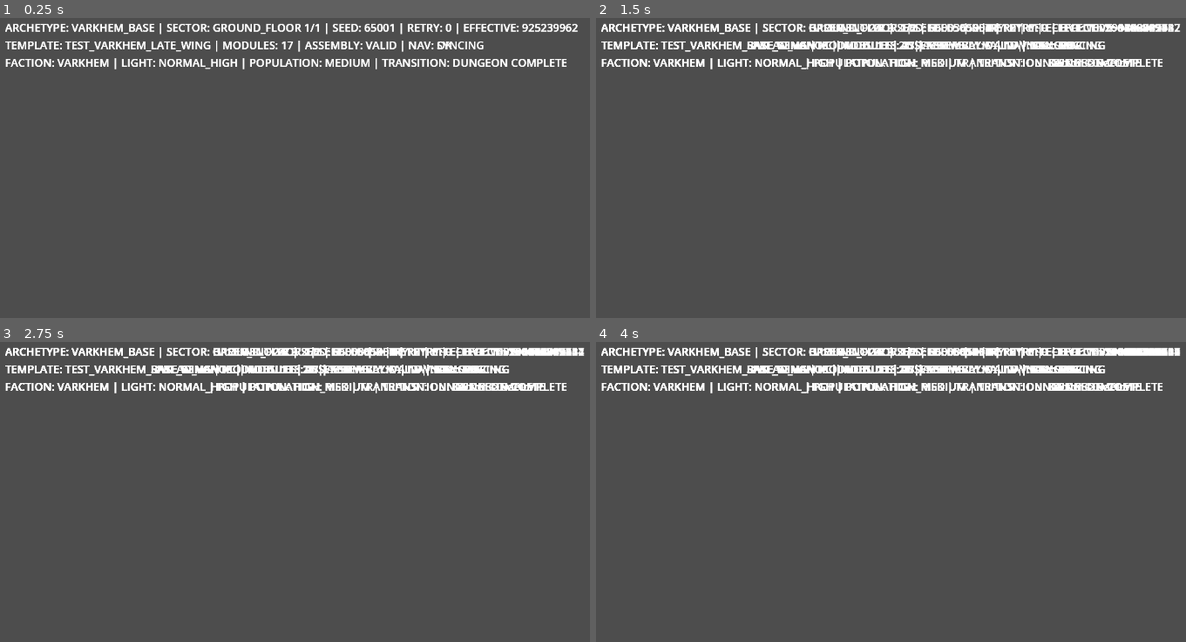
Above: before the commit, frames 1-4 (two rows, left to right).
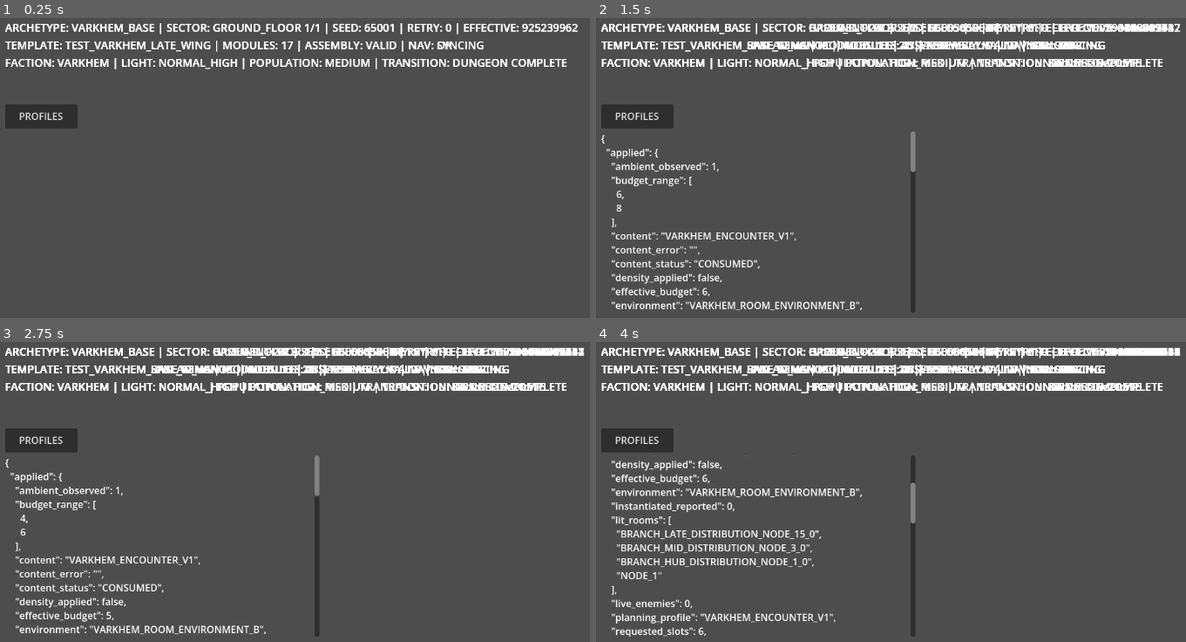
Above: after the commit, the same moments.

Repository: ChrisSs87/RogueSpace
Game: Godot game, scene res://scenes/tests/varkhem_v213_start_safety_validation.tscn
The game is run twice, just before and just after one commit, with the same random seed, the same clock (stepped at 60 frames per second) and the same inputs. This scene is started directly instead of the project's main scene.
Inputs (mouse positions are in pixels of both pictures, inside the frame that each line leads up to):
- Up to frame 1 (0.25 s): no input
- Up to frame 2 (1.5 s): click (637, 117) at 0.5 s, where only the run after the commit has a clickable "PROFILES"; move the mouse to (1091, 183) at 1.27 s; hold D (move_right) from 1.28 s (still down); hold Ctrl (stealth) from 1.28 s (still down); click (1091, 183) at 1.42 s
- Up to frame 3 (2.75 s): release D (move_right) at 2 s; release Ctrl (stealth) at 2 s; drag from (200, 546) to (306, 606) at 2.02 s
- Up to frame 4 (4 s): tap Enter at 2.75 s; move the mouse to (1009, 441) at 2.77 s; hold D (move_right) 2.78-3.5 s; hold 2 (play_card_2) 2.78-3.5 s; tap Ctrl (stealth) at 3.05 s; tap Space at 3.5 s; drag from (902, 606) to (725, 468) at 3.52 s

The runs differ from the first frame. In frame 1, 0.9% of the frame differs, in the area x 0-14%, y 28-37%; in frame 2, 3.9%; in frame 3, 3.9%; in frame 4, 5.1%, in the area x 0-55%, y 28-99%.

Commit message:
feat(core): recover P2-B sector profile resolution

Diff:
--- a/resources/run/DungeonSectorDefinitionResource.gd
+++ b/resources/run/DungeonSectorDefinitionResource.gd
@@ -15,3 +15,7 @@
 @export var preferred_room_roles: Array[StringName] = []
 @export var transition_to_next_type: StringName = &""
 @export var semantic_locations: Array[SemanticLocationResource] = []
+## Explicit consumer profiles. Null preserves archetype environment / template
+## content / test fallback. The legacy *_profile_id strings are labels, not keys.
+@export var room_environment_profile: RoomEnvironmentProfileResource
+@export var content_placement_profile: ContentPlacementProfileResource
--- /dev/null
+++ b/scenes/tests/core_p2b_profile_observability_validation.tscn
@@ -0,0 +1,4 @@
+[gd_scene load_steps=2 format=3]
+[ext_resource type="Script" path="res://scripts/tests/core_p2b_profile_observability_validation.gd" id="1"]
+[node name="P2BProfileObservability" type="Node"]
+script = ExtResource("1")
--- /dev/null
+++ b/scenes/tests/core_p2b_sector_profiles_validation.tscn
@@ -0,0 +1,4 @@
+[gd_scene load_steps=2 format=3]
+[ext_resource type="Script" path="res://scripts/tests/core_p2b_sector_profiles_validation.gd" id="1"]
+[node name="P2BSectorProfiles" type="Node"]
+script = ExtResource("1")
--- /dev/null
+++ b/scripts/tests/core_p2b_profile_observability_validation.gd
@@ -0,0 +1,38 @@
+extends Node
+
+## Telemetry boundary tests only. The companion real-sector fixture proves
+## actual instantiation; these deliberately invalid plans do not fabricate it.
+var errors: Array[String] = []
+var checks := 0
+
+func check(ok: bool, label: String) -> void:
+	checks += 1
+	print("P2B_OBSERVABILITY_CHECK %s %s" % [ok,label])
+	if not ok: errors.append(label)
+
+func _ready() -> void:
+	var stage = preload("res://scripts/world/Stage6GProceduralPrototype.gd").new()
+	var plan := ContentPlacementPlan.new()
+	plan.profile_id = &"TEST_TELEMETRY_ONLY"
+	plan.generation_error = "fixture invalid plan"
+	stage.current_content_plan = plan
+	var report: Dictionary = stage.get_sector_profile_metrics()
+	check(report.applied.content == "NOT_APPLIED" and report.applied.content_status == "PLAN_REJECTED","invalid plan is not falsely labelled applied")
+	plan.generation_error = ""
+	report = stage.get_sector_profile_metrics()
+	check(report.applied.content == "NOT_APPLIED" and report.applied.content_status == "PLANNED_PENDING_RUNTIME","planning is not runtime consumption")
+	stage.current_runtime_content_report = {"error":"fixture rejected runtime input"}
+	report = stage.get_sector_profile_metrics()
+	check(report.applied.content == "NOT_APPLIED" and report.applied.content_status == "RUNTIME_REJECTED","runtime rejection not falsely applied")
+	stage.current_runtime_content_report = {"spawned":[]}
+	report = stage.get_sector_profile_metrics()
+	check(report.applied.content == String(plan.profile_id) and report.applied.content_status == "CONSUMED" and report.applied.live_enemies == 0,"consumed empty plan not confused with live enemies")
+	plan.budget_range = Vector2i(4,6)
+	plan.requested_slot_count = 5
+	plan.effective_slot_budget = 4
+	report = stage.get_sector_profile_metrics()
+	check(report.applied.requested_slots == 5 and report.applied.effective_budget == 4 and report.applied.selected_slots == 0 and report.limitations.has("SELECTED_SLOTS_DIFFER_FROM_BUDGET"),"budget stages distinguished, unmet selection visible")
+	check(not report.applied.density_applied,"density never claimed applied")
+	stage.free()
+	print("P2B_OBSERVABILITY_RESULT="+JSON.stringify({"valid":errors.is_empty(),"checks":checks,"errors":errors}))
+	get_tree().quit(0 if errors.is_empty() else 1)
--- /dev/null
+++ b/scripts/tests/core_p2b_sector_profiles_validation.gd
@@ -0,0 +1,113 @@
+extends Node
+
+const DIRECTOR := preload("res://scripts/world/DungeonArchetypeDirector.gd")
+const STAGE := preload("res://scripts/world/Stage6GProceduralPrototype.gd")
+const VARKHEM := preload("res://resources/run/test_archetypes/VarkhemBase.tres")
+const FALLBACK := preload("res://resources/run/test_content_profiles/TestCombatHeavy.tres")
+var errors: Array[String] = []
+var checks := 0
+
+func check(ok: bool, label: String) -> void:
+	checks += 1
+	print("P2B_CHECK %s %s" % [ok,label])
+	if not ok: errors.append(label)
+
+func wait_ready(stage: Node3D) -> bool:
+	var deadline := Time.get_ticks_msec()+15000
+	while not stage.nav_ready and Time.get_ticks_msec() < deadline:
+		await get_tree().physics_frame
+	return stage.nav_ready and stage.assembly_valid
+
+func snapshot(stage: Node3D) -> String:
+	return var_to_str([stage.get_assembly_signature(),stage.current_content_plan.get_signature(),stage.get_runtime_content_metrics().spawned,stage.current_room_environment_report])
+
+func _ready() -> void:
+	var archetype := VARKHEM.duplicate(true) as DungeonArchetypeResource
+	var sector := archetype.sectors[0]
+	var template := sector.template_pool[0]
+	var initial := DIRECTOR.resolve_sector_profiles(archetype,sector,template,FALLBACK)
+	check(initial.environment == archetype.room_environment_profile and initial.content == template.content_placement_profile,"null sector references preserve real Varkhem fallbacks")
+	check(initial.effective.environment_source == "archetype" and initial.effective.content_source == "template","precedence origins explicit")
+	check(initial.requested.archetype_environment == String(archetype.room_environment_profile.stable_id) and initial.requested.template_content == String(template.content_placement_profile.stable_id) and initial.requested.legacy_fallback_content == String(FALLBACK.stable_id),"configured fallback candidates retained independently from effective profile")
+	var empty_sector := DungeonSectorDefinitionResource.new()
+	var legacy := DIRECTOR.resolve_sector_profiles(null,empty_sector,null,FALLBACK)
+	check(legacy.environment == null and legacy.content == FALLBACK and legacy.errors.is_empty(),"legacy defaults unchanged")
+	var dimmer := archetype.room_environment_profile.duplicate(true) as RoomEnvironmentProfileResource
+	dimmer.stable_id = &"TEST_SECTOR_DIMMER"
+	dimmer.room_light_addition = 1 # Test-only within the existing 0..5 contract.
+	var fixed := template.content_placement_profile.duplicate(true) as ContentPlacementProfileResource
+	fixed.stable_id = &"TEST_SECTOR_FIXED_BUDGET"
+	fixed.slot_count_ranges_by_size[&"MEDIUM"] = Vector2i(4,4)
+	sector.room_environment_profile = dimmer
+	sector.content_placement_profile = fixed
+	var overridden := DIRECTOR.resolve_sector_profiles(archetype,sector,template,FALLBACK)
+	check(overridden.environment == dimmer and overridden.content == fixed and overridden.effective.environment_source == "sector_override" and overridden.effective.content_source == "sector_override","typed sector overrides reach resolver")
+	sector.population_density = 0.91
+	var density := DIRECTOR.resolve_sector_profiles(archetype,sector,template,FALLBACK)
+	check(density.requested.sector_density == 0.91 and density.content == fixed and density.limitations.has("DENSITY_BLOCKED_NO_APPROVED_BUDGET_CONTRACT"),"density observed, never silently converted into enemies")
+	sector.room_environment_profile = RoomEnvironmentProfileResource.new()
+	check(not DIRECTOR.resolve_sector_profiles(archetype,sector,template,FALLBACK).errors.is_empty(),"invalid explicit environment cannot fall back silently")
+	sector.room_environment_profile = dimmer
+	sector.content_placement_profile = ContentPlacementProfileResource.new()
+	check(not DIRECTOR.resolve_sector_profiles(archetype,sector,template,FALLBACK).errors.is_empty(),"invalid explicit content cannot fall back silently")
+	# End-to-end with production geometry, light nodes, pool and Enemy routes.
+	var stage: Node3D = STAGE.new()
+	stage.archetype_mode = true
+	stage.test_archetype_index = 1
+	stage.initial_seed = 65001
+	add_child(stage)
+	if not await wait_ready(stage):
+		errors.append("baseline runtime unavailable")
+		finish()
+		return
+	var baseline := snapshot(stage)
+	var baseline_report: Dictionary = stage.get_sector_profile_metrics()
+	check(baseline_report.applied.live_enemies == 6 and baseline_report.applied.environment == "VARKHEM_ROOM_ENVIRONMENT_B","real seed65001 baseline population/environment preserved")
+	check(baseline_report.applied.density_applied == false and baseline_report.applied.budget_range == [4,6],"existing size range, density application explicitly false")
+	var real_sector: DungeonSectorDefinitionResource = stage.sector_run.get_sector(0)
+	var old_environment := real_sector.room_environment_profile
+	var old_content := real_sector.content_placement_profile
+	# Only in-memory test overrides; original .tres files remain untouched.
+	real_sector.room_environment_profile = dimmer
+	real_sector.content_placement_profile = fixed
+	await stage._regenerate_current_sector()
+	if not await wait_ready(stage):
+		errors.append("override runtime unavailable")
+	else:
+		var applied: Dictionary = stage.get_sector_profile_metrics()
+		check(applied.effective.environment == String(dimmer.stable_id) and applied.applied.environment == String(dimmer.stable_id) and applied.applied.room_light_addition == 1,"resolved lighting profile actually built")
+		check(applied.effective.content == String(fixed.stable_id) and applied.applied.content == String(fixed.stable_id) and applied.applied.effective_budget == 4 and applied.applied.live_enemies == 4,"resolved content reaches real population within existing bounds")
+		check(applied.applied.selected_slots == 4 and applied.applied.instantiated_reported == 4,"budget/selected/instantiated/live distinguished")
+		check(applied.applied.content_status == "CONSUMED","actual runtime consumption status explicit")
+		for node_id in stage.current_room_environment_report.lit_rooms:
+			var module: Node3D = stage.get_node("AssembledModules").get_node(NodePath(node_id))
+			check(module.get_node("RoomLogicalLight").addition == 1 and LightingManager.get_light_level_at(module.global_position) == 2,"real local light consumed, ambient retained")
+		var override_signature := snapshot(stage)
+		await stage._regenerate_current_sector()
+		check(await wait_ready(stage) and snapshot(stage) == override_signature,"same seed/overrides deterministic")
+		# Telemetry must keep applied values when configuration later changes.
+		dimmer.room_light_addition = 2
+		check(stage.get_sector_profile_metrics().applied.room_light_addition == 1,"applied snapshot is not merely current configuration")
+		dimmer.room_light_addition = 1
+	real_sector.room_environment_profile = old_environment
+	real_sector.content_placement_profile = old_content
+	await stage._regenerate_current_sector()
+	check(await wait_ready(stage) and snapshot(stage) == baseline,"removing overrides restores exact baseline physical/content state")
+	for spec in [[2,66001],[0,64005]]:
+		stage.test_archetype_index = spec[0]
+		await stage.regenerate(spec[1])
+		check(await wait_ready(stage),"legacy archetype physically valid")
+		var legacy_report: Dictionary = stage.get_sector_profile_metrics()
+		check(legacy_report.applied.environment == "NOT_APPLIED" and stage.current_room_environment_report.is_empty(),"Varkhem room light does not leak into legacy biome")
+		check(legacy_report.effective.environment_source == "legacy_none" and legacy_report.applied.density_applied == false,"Horvex/Ship defaults inert")
+		var repeated := snapshot(stage)
+		await stage.regenerate(spec[1])
+		check(await wait_ready(stage) and snapshot(stage) == repeated,"legacy biome deterministic unchanged defaults")
+	stage.queue_free()
+	await get_tree().process_frame
+	check(LightingManager._sources.is_empty(),"local light sources released, no global ambient mutation")
+	finish()
+
+func finish() -> void:
+	print("P2B_RESULT="+JSON.stringify({"valid":errors.is_empty(),"checks":checks,"errors":errors}))
+	get_tree().quit(0 if errors.is_empty() else 1)
--- a/scripts/world/ContentPlacementDirector.gd
+++ b/scripts/world/ContentPlacementDirector.gd
@@ -65,9 +65,12 @@
 		minimum = bounds.x
 		maximum = bounds.y
 	var desired := rng.randi_range(minimum, maximum) if maximum >= minimum else minimum
+	result.budget_range = Vector2i(minimum, maximum)
+	result.requested_slot_count = desired
 	if not profile.budget_capacity_tag.is_empty():
 		var capacity := candidates.filter(func(slot: DungeonContentSlot): return slot.tags.has(profile.budget_capacity_tag)).size()
 		desired = mini(desired, capacity)
+	result.effective_slot_budget = desired
 	if not profile.priority_slot_tags.is_empty():
 		_select_grouped(result, candidates, profile, rng, desired, plan)
 		return result
--- a/scripts/world/ContentPlacementPlan.gd
+++ b/scripts/world/ContentPlacementPlan.gd
@@ -6,6 +6,10 @@
 var all_slots: Array[DungeonContentSlot] = []
 var selected_slots: Array[DungeonContentSlot] = []
 var generation_error := ""
+## Read-only budget telemetry, separate from selection/materialization counts.
+var budget_range := Vector2i.ZERO
+var requested_slot_count := 0
+var effective_slot_budget := 0
 ## Opt-in placement exclusions; never silently reduce a requested population.
 var start_safety_rejections: Array[Dictionary] = []
 
--- a/scripts/world/DungeonArchetypeDirector.gd
+++ b/scripts/world/DungeonArchetypeDirector.gd
@@ -2,6 +2,43 @@
 class_name DungeonArchetypeDirector
 
 const RUN_DIRECTOR := preload("res://scripts/world/RunDirector.gd")
+
+## Resolve references, never infer gameplay values from display labels. Pure:
+## no mutation, RNG consumption, global lighting changes or resource cloning.
+static func resolve_sector_profiles(archetype: DungeonArchetypeResource, sector: DungeonSectorDefinitionResource, template: DungeonTemplateResource, fallback: ContentPlacementProfileResource) -> Dictionary:
+	var environment: RoomEnvironmentProfileResource = archetype.room_environment_profile if archetype != null else null
+	var environment_source := "archetype" if environment != null else "legacy_none"
+	if sector != null and sector.room_environment_profile != null:
+		environment = sector.room_environment_profile
+		environment_source = "sector_override"
+	var content: ContentPlacementProfileResource = template.content_placement_profile if template != null else null
+	var content_source := "template" if content != null else "legacy_test_fallback"
+	if content == null: content = fallback
+	if sector != null and sector.content_placement_profile != null:
+		content = sector.content_placement_profile
+		content_source = "sector_override"
+	var errors: Array[String] = []
+	if environment != null and (environment.stable_id.is_empty() or environment.room_light_addition < 0 or environment.room_light_addition > 5):
+		errors.append("invalid explicit room environment profile")
+	if content == null or content.stable_id.is_empty(): errors.append("missing/invalid effective content profile")
+	var requested := {
+		"archetype_environment":String(archetype.room_environment_profile.stable_id) if archetype != null and archetype.room_environment_profile != null else "",
+		"template_content":String(template.content_placement_profile.stable_id) if template != null and template.content_placement_profile != null else "",
+		"legacy_fallback_content":String(fallback.stable_id) if fallback != null else "",
+		"archetype_light_label":String(archetype.light_profile_id) if archetype != null else "",
+		"sector_light_label":String(sector.light_profile_id) if sector != null else "",
+		"archetype_population_label":String(archetype.population_profile_id) if archetype != null else "",
+		"sector_population_label":String(sector.population_profile_id) if sector != null else "",
+		"archetype_density":archetype.population_density if archetype != null else 0.0,
+		"sector_density":sector.population_density if sector != null else null,
+		"sector_environment":String(sector.room_environment_profile.stable_id) if sector != null and sector.room_environment_profile != null else "",
+		"sector_content":String(sector.content_placement_profile.stable_id) if sector != null and sector.content_placement_profile != null else "",
+	}
+	return {"environment":environment,"content":content,"errors":errors,"requested":requested,
+		"effective":{"environment":String(environment.stable_id) if environment != null else "NONE",
+			"environment_source":environment_source,"content":String(content.stable_id) if content != null else "NONE",
+			"content_source":content_source},
+		"limitations":["LEGACY_PROFILE_IDS_ARE_LABELS_NOT_RESOLVER_KEYS","DENSITY_BLOCKED_NO_APPROVED_BUDGET_CONTRACT"]}
 
 ## El RNG de archetype/sector es local y derivado del seed de run. No toca el
 ## RNG global ni sabe nada de geometría o B+C.
--- a/scripts/world/Stage6GProceduralPrototype.gd
+++ b/scripts/world/Stage6GProceduralPrototype.gd
@@ -43,6 +43,9 @@
 var current_content_profile: ContentPlacementProfileResource
 var current_runtime_content_report: Dictionary = {}
 var current_room_environment_report: Dictionary = {}
+var current_sector_profiles: Dictionary = {}
+var current_applied_environment: Dictionary = {}
+var sector_profiles_debug := false
 var assembly_error := ""
 var _assembly_signature := ""
 var _topology_signature := ""
@@ -210,9 +213,18 @@
 	_build_transition_slot()
 	_rebuild_semantic_location_debug(root)
 	_attach_semantic_presentations(root)
+	_resolve_sector_profiles()
+	if not current_sector_profiles.errors.is_empty():
+		assembly_valid = false
+		assembly_error = "sector profile resolution: %s" % current_sector_profiles.errors
+		_update_debug()
+		push_error(assembly_error)
+		return
 	current_room_environment_report = {}
-	if active_archetype != null and active_archetype.room_environment_profile != null:
-		current_room_environment_report = preload("res://scripts/world/RoomEnvironmentBuilder.gd").build(current_plan,root,active_archetype.room_environment_profile,sector_effective_seed)
+	var environment: RoomEnvironmentProfileResource = current_sector_profiles.environment
+	if environment != null:
+		current_room_environment_report = preload("res://scripts/world/RoomEnvironmentBuilder.gd").build(current_plan,root,environment,sector_effective_seed)
+		current_applied_environment = {"profile":String(environment.stable_id),"room_light_addition":environment.room_light_addition}
 	_rebuild_content_placement()
 	_update_debug()
 	await get_tree().physics_frame
@@ -237,6 +249,7 @@
 		_validate_runtime_content_navigation()
 	_reposition_player()
 	_update_debug()
+	print("SECTOR_PROFILES=" + JSON.stringify(get_sector_profile_metrics()))
 	print("6G ASSEMBLY seed=%d sector_retry=%d effective_sector_seed=%d modules=%d proxies=%d vertices=%d polygons=%d vali …(298 unchanged characters)…
 
 
@@ -1161,6 +1174,9 @@
 	bake_proxy_reports.clear()
 	current_content_plan = null
 	current_content_profile = null
+	current_sector_profiles.clear()
+	current_room_environment_report.clear()
+	current_applied_environment.clear()
 	current_runtime_content_report.clear()
 	module_count = 0
 	nav_mesh = null
@@ -1208,6 +1224,25 @@
 		label.add_theme_font_size_override("font_size", 18)
 		layer.add_child(label)
 		add_child(layer)
+	if not has_node("SectorProfilesDebugLayer"):
+		var profile_layer := CanvasLayer.new()
+		profile_layer.name = "SectorProfilesDebugLayer"
+		add_child(profile_layer)
+		var button := Button.new()
+		button.text = "PROFILES"
+		button.position = Vector2(20,160)
+		button.custom_minimum_size = Vector2(120,40)
+		button.pressed.connect(func(): sector_profiles_debug = not sector_profiles_debug; _update_debug())
+		profile_layer.add_child(button)
+		var panel := RichTextLabel.new()
+		panel.name = "Details"
+		panel.position = Vector2(20,205)
+		panel.size = Vector2(520,300)
+		panel.scroll_active = true
+		profile_layer.add_child(panel)
+	var profile_details: RichTextLabel = get_node("SectorProfilesDebugLayer/Details")
+	profile_details.visible = sector_profiles_debug
+	if sector_profiles_debug: profile_details.text = JSON.stringify(get_sector_profile_metrics(),"  ")
 	var nav_label := nav_sync_state if nav_sync_state == "SYNCING" else ("OK" if nav_ready else "FAIL")
 	var slot_count := current_content_plan.selected_slots.size() if current_content_plan != null else 0
 	if archetype_mode and active_archetype != null and sector_run != null:
@@ -1299,6 +1334,9 @@
 	if current_plan == null or not assembly_valid:
 		return
 	var profile := _active_content_profile()
+	if not current_sector_profiles.errors.is_empty():
+		push_error("content profile resolution: %s" % current_sector_profiles.errors)
+		return
 	current_content_profile = profile
 	var content_size_id: StringName = &""
 	if sector_run != null and current_sector_index < sector_run.sector_size_profiles.size():
@@ -1335,9 +1373,57 @@
 
 
 func _active_content_profile() -> ContentPlacementProfileResource:
-	if active_template != null and active_template.content_placement_profile != null:
-		return active_template.content_placement_profile
-	return TEST_CONTENT_PROFILE_A if test_content_profile_index == 0 else TEST_CONTENT_PROFILE_B
+	_resolve_sector_profiles()
+	return current_sector_profiles.content
+
+
+func _resolve_sector_profiles() -> void:
+	var sector := sector_run.get_sector(current_sector_index) if sector_run != null else null
+	var fallback := TEST_CONTENT_PROFILE_A if test_content_profile_index == 0 else TEST_CONTENT_PROFILE_B
+	current_sector_profiles = ARCHETYPE_DIRECTOR.resolve_sector_profiles(active_archetype,sector,active_template,fallback)
+
+
+## Snapshot observed state, not just requested configuration. No resource refs
+## escape into the JSON/debug report. Query live actors after queued removals.
+func get_sector_profile_metrics() -> Dictionary:
+	var report := {"biome":String(active_archetype.archetype_id) if active_archetype != null else "LEGACY",
+		"seed":seed,"effective_seed":sector_effective_seed,"sector":current_sector_index,
+		"requested":current_sector_profiles.get("requested",{}).duplicate(true),
+		"effective":current_sector_profiles.get("effective",{}).duplicate(true),
+		"errors":current_sector_profiles.get("errors",[]).duplicate(),
+		"limitations":current_sector_profiles.get("limitations",[]).duplicate(),
+		"applied":{"environment":"NOT_APPLIED","ambient_observed":LightingManager.ambient_light_level,
+			"lit_rooms":current_room_environment_report.get("lit_rooms",[]).duplicate(),
+			"content":"NOT_APPLIED","budget_range":[],"requested_slots":0,"effective_budget":0,
+			"selected_slots":0,"instantiated_reported":current_runtime_content_report.get("spawned",[]).size(),
+			"live_enemies":0,"density_applied":false,"runtime_rejections":{}}}
+	if sector_run != null:
+		report["sector_id"] = String(sector_run.get_sector(current_sector_index).sector_id)
+		report["size"] = String(sector_run.sector_size_profiles[current_sector_index].size_id)
+	if not current_applied_environment.is_empty():
+		report.applied.environment = current_applied_environment.profile
+		report.applied["room_light_addition"] = current_applied_environment.room_light_addition
+	if current_content_plan != null:
+		report.applied["planning_profile"] = String(current_content_plan.profile_id)
+		report.applied["content_status"] = "PLANNED_PENDING_RUNTIME" if current_content_plan.is_valid() else "PLAN_REJECTED"
+		report.applied.budget_range = [current_content_plan.budget_range.x,current_content_plan.budget_range.y]
+		report.applied.requested_slots = current_content_plan.requested_slot_count
+		report.applied.effective_budget = current_content_plan.effective_slot_budget
+		report.applied.selected_slots = current_content_plan.selected_slots.size()
+		report.applied["content_error"] = current_content_plan.generation_error
+		if current_content_plan.is_valid() and not current_runtime_content_report.is_empty():
+			report.applied.content_status = "RUNTIME_REJECTED" if current_runtime_content_report.has("error") else "CONSUMED"
+			if not current_runtime_content_report.has("error"):
+				report.applied.content = String(current_content_plan.profile_id)
+	var runtime := get_node_or_null("RuntimeContent")
+	if runtime != null:
+		for child in runtime.get_children():
+			if child is Enemy and not child.is_queued_for_deletion(): report.applied.live_enemies += 1
+	for key in ["patrol_rejected","invalid_payloads","navigation_rejected","unsupported"]:
+		report.applied.runtime_rejections[key] = current_runtime_content_report.get(key,[]).duplicate(true)
+	if report.applied.selected_slots != report.applied.effective_budget:
+		report.limitations.append("SELECTED_SLOTS_DIFFER_FROM_BUDGET")
+	return report
 
 
 func _rebuild_runtime_content(profile: ContentPlacementProfileResource) -> void:
Not shown, added: scripts/tests/core_p2b_profile_observability_validation.gd.uid
Not shown, added: scripts/tests/core_p2b_sector_profiles_validation.gd.uid
Not shown, added: docs/CORE_GAMEPLAY_P2B_SECTOR_PROFILES.md
